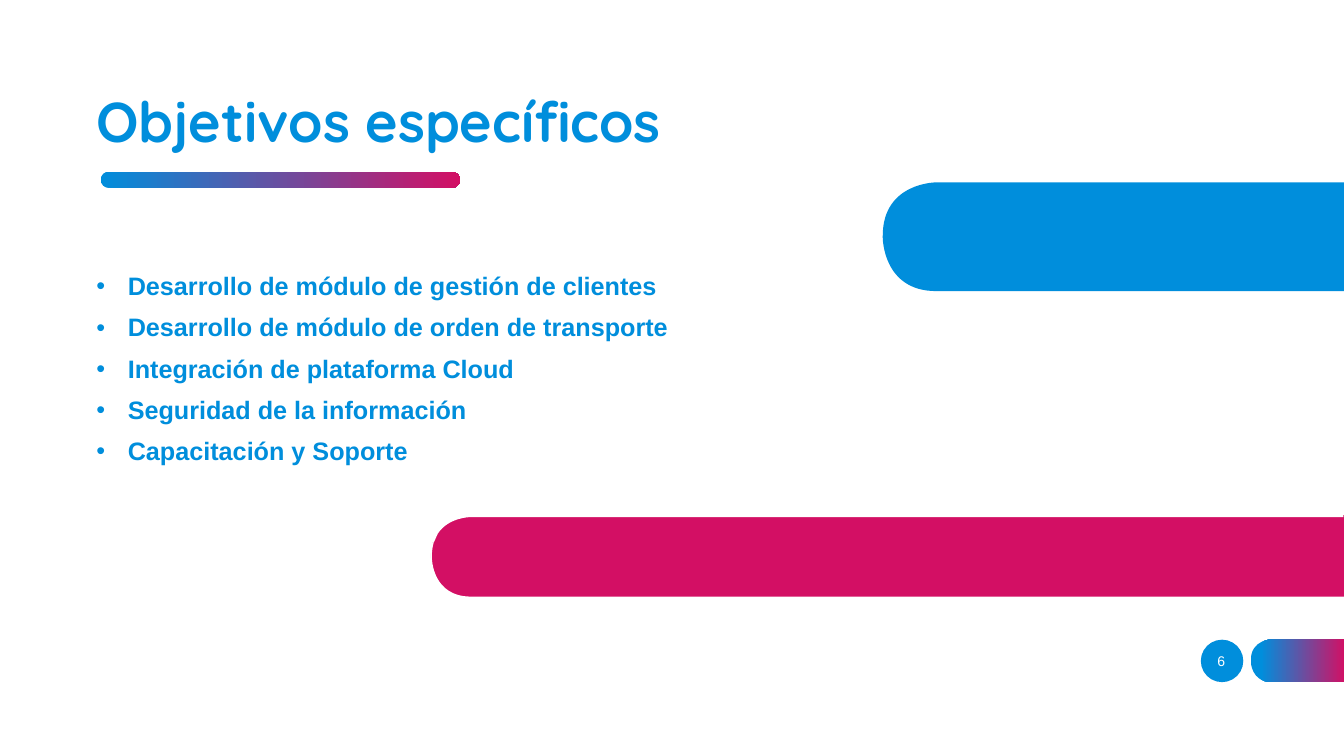
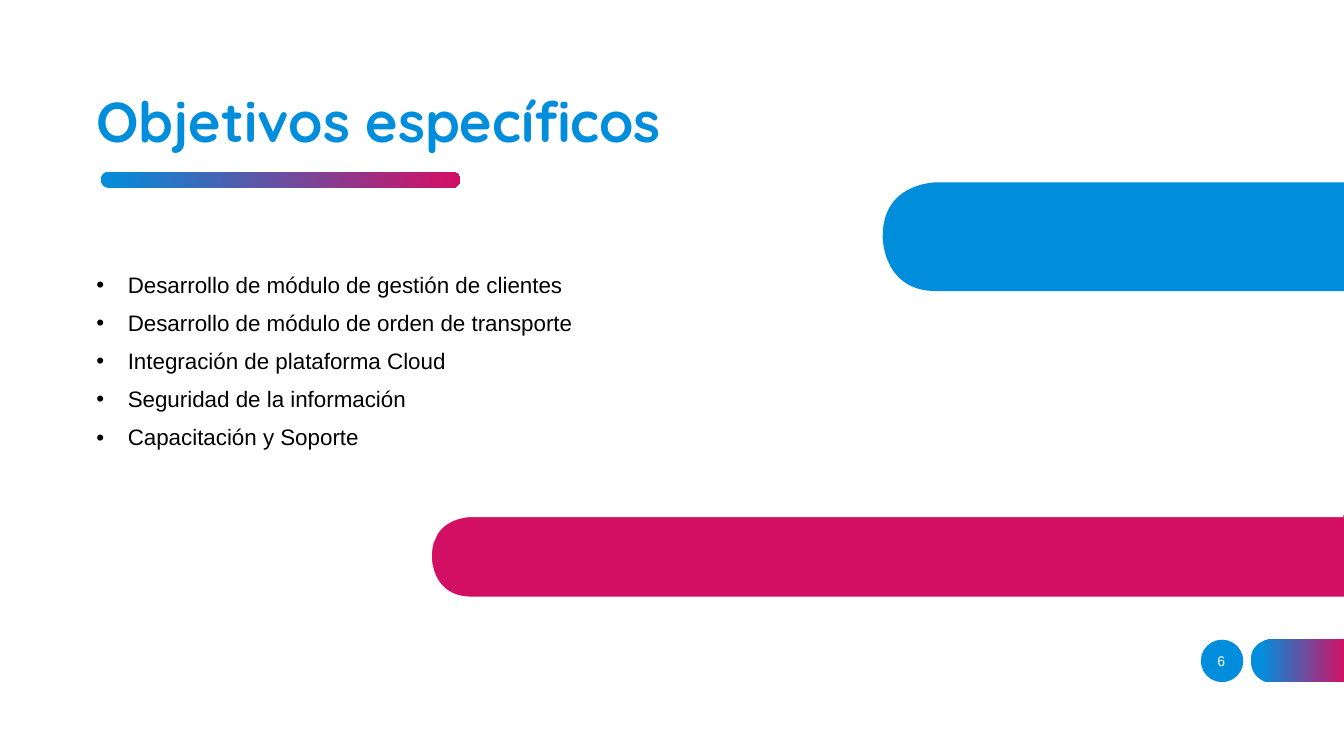
Before and after one commit to JonatanDSR/Capstone, a slide deck: slide 6 of Evidencias Grupales/Proyecto APT.pptx. Drawn at 1344x756 pixels with LibreOffice and Linux fonts; fonts in the diff are those of the drawing. Boxes give left, top, right and bottom in pixels: in the first picture for what was removed or moved away, otherwise in the second. Text is boxed around its words. In the diff, an @@ line names an element or a change of style, - is before the commit and + after.

```diff
--- a/Evidencias Grupales/Proyecto APT.pptx
+++ b/Evidencias Grupales/Proyecto APT.pptx
@@ subtitle "Desarrollo de módulo de gestión ..." at bbox=[128, 276, 573, 450]: size 18 to 16 pt, text colour #008EDC to #000000, bold off @@
```
Also in this commit, not shown: 7 other slides changed.
